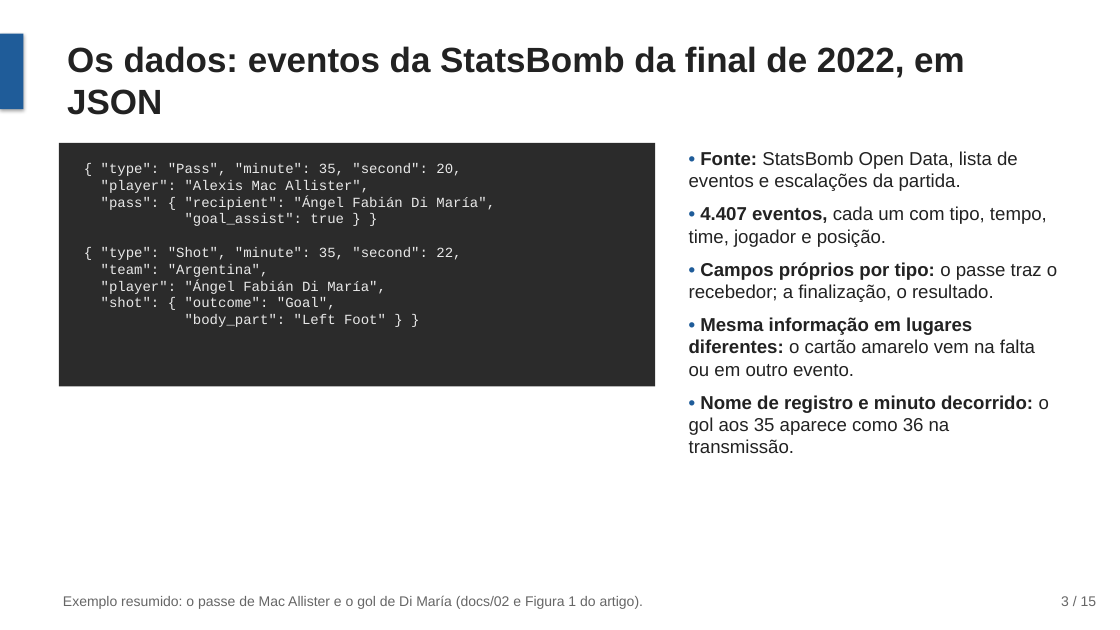
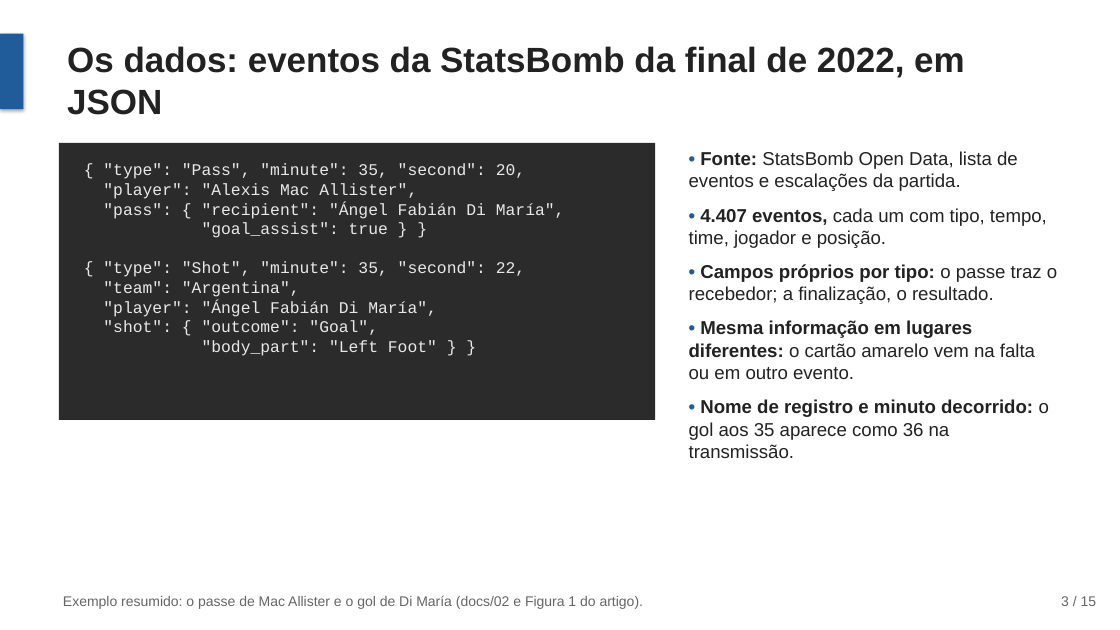
Before and after one commit to joaowinderfeldbussolotto/football-tactics-knowledge-graph, a slide deck: slide 3 of apresentacao/apresentacao.pptx. Drawn at 1120x630 pixels with LibreOffice and Linux fonts; fonts in the diff are those of the drawing. Boxes give left, top, right and bottom in pixels: in the first picture for what was removed or moved away, otherwise in the second. Text is boxed around its words. In the diff, an @@ line names an element or a change of style, - is before the commit and + after.

```diff
--- a/apresentacao/apresentacao.pptx
+++ b/apresentacao/apresentacao.pptx
@@ rectangle resized from (x1=59, y1=143, x2=655, y2=386) to (x1=59, y1=143, x2=655, y2=420) @@
@@ text "• Fonte: StatsBomb Open Data, ..." at (x1=689, y1=151, x2=1057, y2=458): more space between paragraphs @@
@@ text "{ "type": "Pass", "minute": 35, ..." at (x1=103, y1=163, x2=565, y2=356): size 12 to 14 pt @@
```
Also in this commit, not shown: 6 other slides changed, 1 other file.
